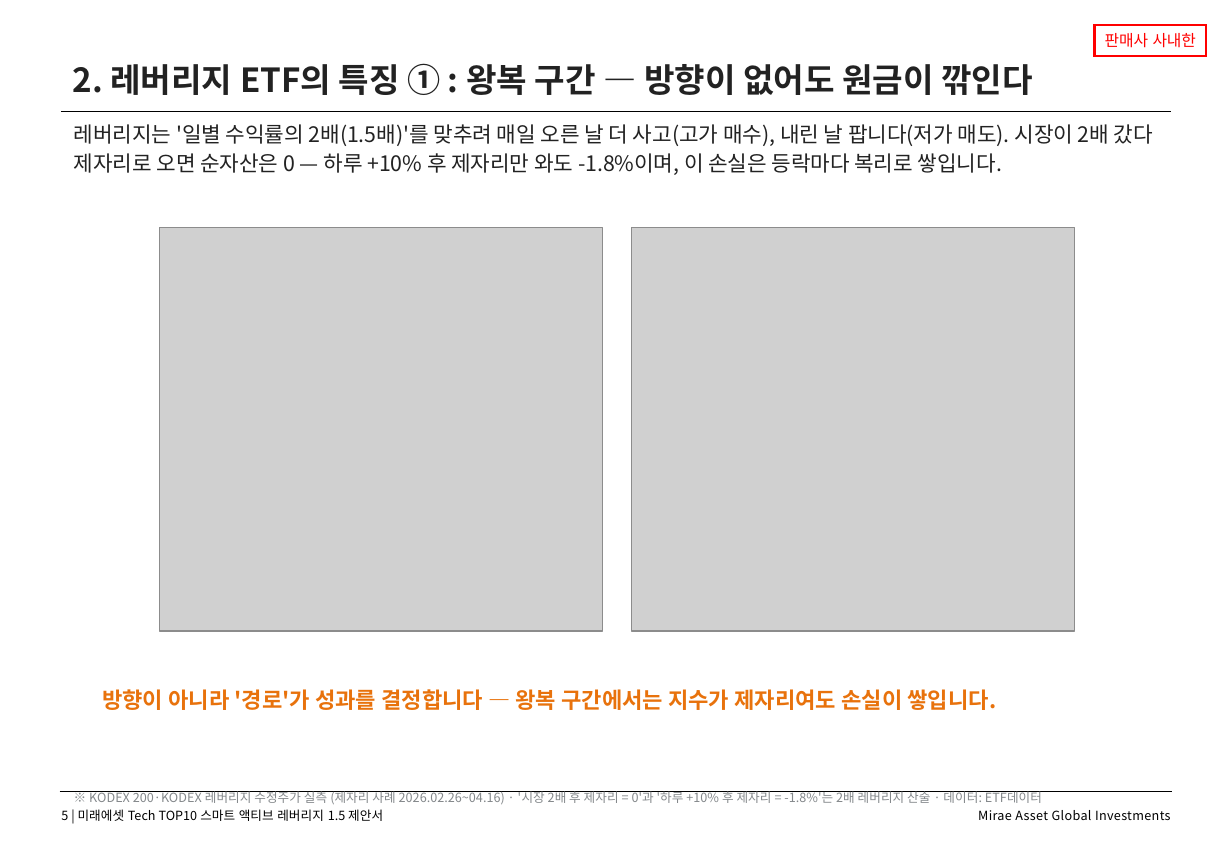
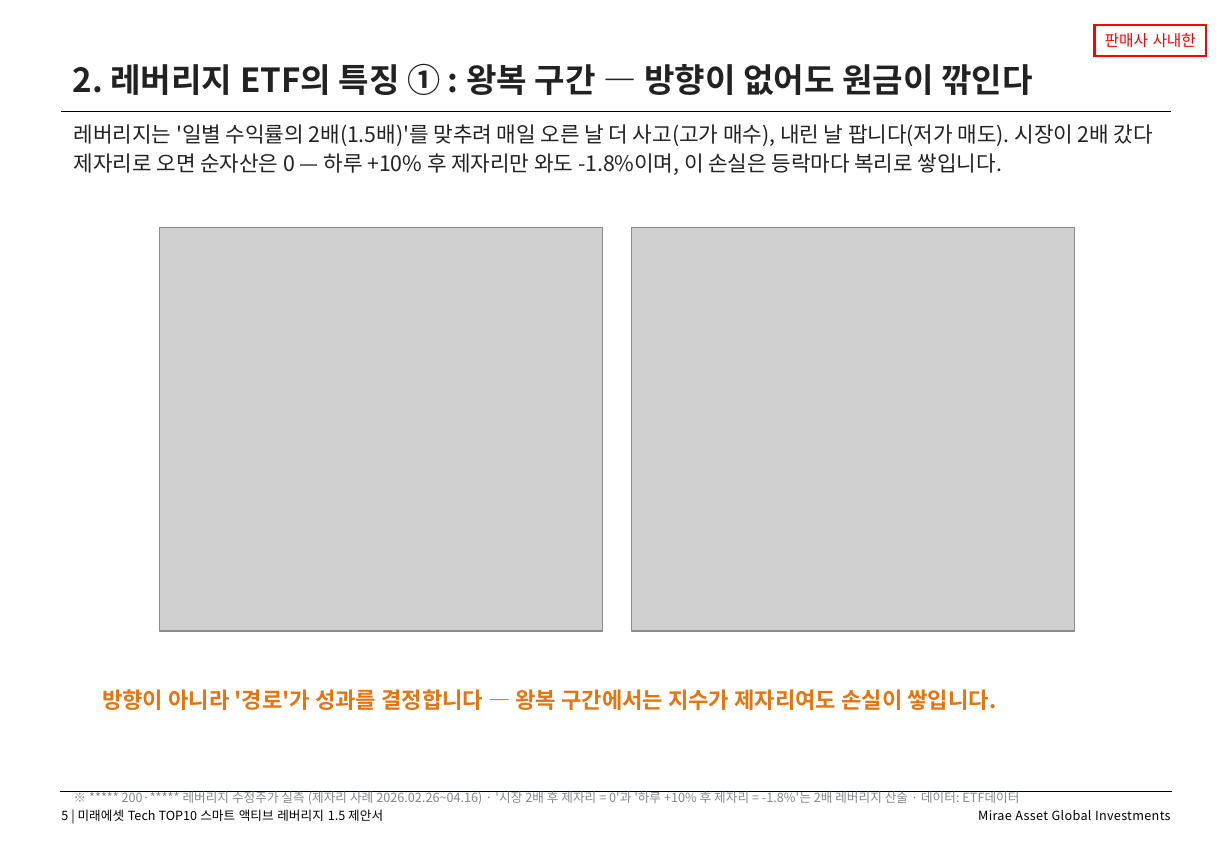
Before and after one commit to gamer383-bit/Volatility-Fund, a slide deck: slide 5 of 제안서/Tech_TOP10_스마트액티브레버리지15_v1_20260812.pptx. Drawn at 1232x853 pixels with LibreOffice and Linux fonts; fonts in the diff are those of the drawing; grey boxes stand for pictures. Boxes give left, top, right and bottom in pixels: in the first picture for what was removed or moved away, otherwise in the second. Text is boxed around its words. In the diff, an @@ line names an element or a change of style, - is before the commit and + after.

```diff
--- a/제안서/Tech_TOP10_스마트액티브레버리지15_v1_20260812.pptx
+++ b/제안서/Tech_TOP10_스마트액티브레버리지15_v1_20260812.pptx
@@ text at box(122, 791, 1019, 804): text changed @@
-※ KODEX 200·KODEX 레버리지 수정주가 실측 (제자리 사례 2026.02.26~04.16) · '시장 2배 후 제자리 = 0'과 '하루 +10% 후 제자리 = -1.8%'는 2배 레버리지 산술 · 데이터: ETF데이터
+※ ***** 200·***** 레버리지 수정주가 실측 (제자리 사례 2026.02.26~04.16) · '시장 2배 후 제자리 = 0'과 '하루 +10% 후 제자리 = -1.8%'는 2배 레버리지 산술 · 데이터: ETF데이터
```
Also in this commit, not shown: 1 other slide changed, 5 other files.
